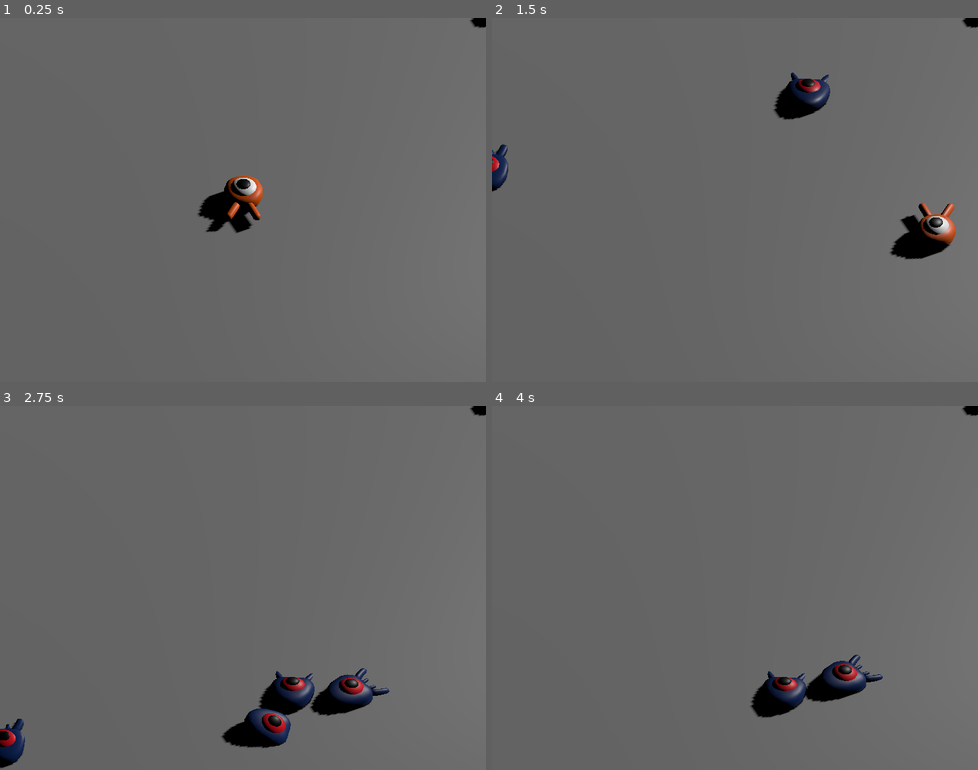
Above: before the commit, frames 1-4 (two rows, left to right).
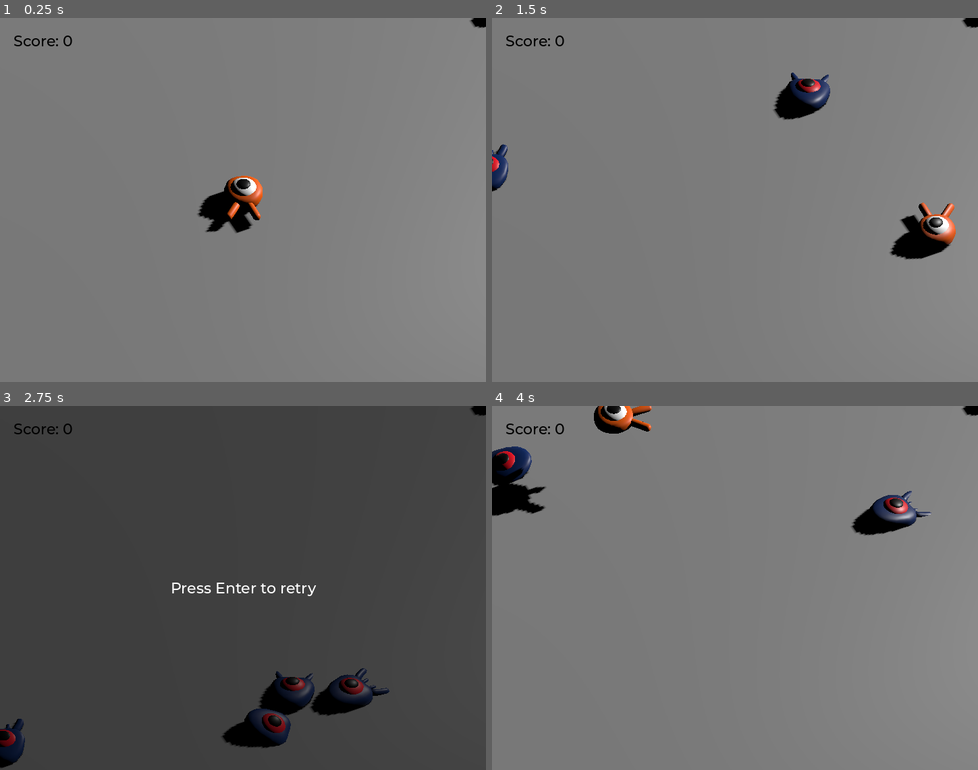
Above: after the commit, the same moments.

Repository: thearrow/godot-tutorial-3d
Game: Godot game, scene res://main.tscn
Same seed, same stepped clock (60 frames per second), same inputs: the game is played once before the commit and once after it.
Inputs:
- Up to frame 1 (0.25 s): no input
- Up to frame 2 (1.5 s): tap Enter (accept, bound only after the commit) at 0.5, 1.35 s; hold D (right) 0.53-1.28 s; hold Enter (accept, bound only after the commit) 0.53-1.28 s; tap Space (jump) at 0.77 s; hold S (down) from 1.28 s (still down)
- Up to frame 3 (2.75 s): tap Space (jump) at 1.52 s; release S (down) at 2.03 s; hold D (right) from 2.03 s (still down); hold Enter (accept, bound only after the commit) from 2.03 s (still down)
- Up to frame 4 (4 s): release D (right) at 2.78 s; release Enter (accept, bound only after the commit) at 2.78 s; hold W (up) 2.78-3.53 s; tap Enter (accept, bound only after the commit) at 2.85 s; tap Space (jump) at 3.02, 3.77 s; hold A (left) from 3.53 s (still down); hold Enter (accept, bound only after the commit) from 3.53 s (still down)

The runs differ from the first frame. In frame 1, 0.4% of the frame differs, in the area x 2-55%, y 4-56%; in frame 2, 0.5%; in frame 3, 98%, in the area x 0-100%, y 0-100%; in frame 4, 5.3%.

Commit message:
score and retry

Diff:
--- a/main.gd
+++ b/main.gd
@@ -5,13 +5,17 @@
 
 # Called when the node enters the scene tree for the first time.
 func _ready() -> void:
-	pass # Replace with function body.
+	$UI/Retry.hide()
 
 
 # Called every frame. 'delta' is the elapsed time since the previous frame.
 func _process(delta: float) -> void:
 	pass
 
+func _unhandled_input(event):
+	if event.is_action_pressed("accept") and $UI/Retry.visible:
+		# This restarts the current scene.
+		get_tree().reload_current_scene()
 
 func _on_mob_timer_timeout() -> void:
 	# Create a new instance of the Mob scene.
@@ -29,6 +33,9 @@
 	# Spawn the mob by adding it to the Main scene.
 	add_child(mob)
 
+	# We connect the mob to the score label to update the score upon squashing one.
+	mob.squashed.connect($UI/ScoreLabel._on_mob_squashed.bind())
 
 func _on_player_hit() -> void:
 	$MobTimer.stop()
+	$UI/Retry.show()
--- a/main.tscn
+++ b/main.tscn
@@ -1,8 +1,10 @@
-[gd_scene load_steps=9 format=3 uid="uid://2wap0283yk0r"]
+[gd_scene load_steps=12 format=3 uid="uid://2wap0283yk0r"]
 
 [ext_resource type="Script" uid="uid://cc8n3086pvl18" path="res://main.gd" id="1_0xm2m"]
 [ext_resource type="PackedScene" uid="uid://ceuu150fmggvr" path="res://player.tscn" id="1_ig7tw"]
 [ext_resource type="PackedScene" uid="uid://defdm2qdva75q" path="res://mob.tscn" id="2_h2yge"]
+[ext_resource type="FontFile" uid="uid://cyxhh7ddkn62q" path="res://fonts/Montserrat-Medium.ttf" id="4_lquwl"]
+[ext_resource type="Script" uid="uid://bq4lq2wbf1rkc" path="res://score_label.gd" id="5_7mycd"]
 
 [sub_resource type="BoxShape3D" id="BoxShape3D_7dm0k"]
 size = Vector3(60, 2, 60)
@@ -24,6 +26,10 @@
 }
 point_count = 4
 
+[sub_resource type="Theme" id="Theme_272bh"]
+default_font = ExtResource("4_lquwl")
+default_font_size = 22
+
 [node name="Main" type="Node"]
 script = ExtResource("1_0xm2m")
 mob_scene = ExtResource("2_h2yge")
@@ -41,6 +47,7 @@
 
 [node name="DirectionalLight3D" type="DirectionalLight3D" parent="."]
 transform = Transform3D(-0.43738255, -0.38898876, 0.8107924, 0, 0.9016062, 0.4325579, -0.89927554, 0.1891933, -0.3943468, 16.492474, 17, 6.344206)
+light_energy = 1.5
 shadow_enabled = true
 
 [node name="Player" parent="." instance=ExtResource("1_ig7tw")]
@@ -83,5 +90,48 @@
 wait_time = 0.5
 autostart = true
 
+[node name="UI" type="Control" parent="."]
+layout_mode = 3
+anchors_preset = 15
+anchor_right = 1.0
+anchor_bottom = 1.0
+grow_horizontal = 2
+grow_vertical = 2
+theme = SubResource("Theme_272bh")
+
+[node name="ScoreLabel" type="Label" parent="UI"]
+layout_mode = 0
+offset_left = 20.0
+offset_top = 20.0
+offset_right = 81.0
+offset_bottom = 43.0
+theme_override_colors/font_color = Color(0, 0, 0, 1)
+text = "Score: 0"
+script = ExtResource("5_7mycd")
+
+[node name="Retry" type="ColorRect" parent="UI"]
+layout_mode = 1
+anchors_preset = 15
+anchor_right = 1.0
+anchor_bottom = 1.0
+grow_horizontal = 2
+grow_vertical = 2
+color = Color(0, 0, 0, 0.4862745)
+
+[node name="Label" type="Label" parent="UI/Retry"]
+layout_mode = 1
+anchors_preset = 8
+anchor_left = 0.5
+anchor_top = 0.5
+anchor_right = 0.5
+anchor_bottom = 0.5
+offset_left = -107.5
+offset_top = -14.0
+offset_right = 107.5
+offset_bottom = 14.0
+grow_horizontal = 2
+grow_vertical = 2
+text = "Press Enter to retry"
+
 [connection signal="hit" from="Player" to="." method="_on_player_hit"]
 [connection signal="timeout" from="MobTimer" to="." method="_on_mob_timer_timeout"]
--- a/project.godot
+++ b/project.godot
@@ -52,6 +52,11 @@
 "events": [Object(InputEventKey,"resource_local_to_scene":false,"resource_name":"","device":-1,"window_id":0,"alt_press …(191 unchanged characters)…
 ]
 }
+accept={
+"deadzone": 0.2,
+"events": [Object(InputEventKey,"resource_local_to_scene":false,"resource_name":"","device":-1,"window_id":0,"alt_pressed":false,"shift_pressed":false,"ctrl_pressed":false,"meta_pressed":false,"pressed":false,"keycode":0,"physical_keycode":4194309,"key_label":0,"unicode":0,"location":0,"echo":false,"script":null)
+]
+}
 
 [layer_names]
 
--- /dev/null
+++ b/score_label.gd
@@ -0,0 +1,16 @@
+extends Label
+
+var score = 0
+
+# Called when the node enters the scene tree for the first time.
+func _ready() -> void:
+	pass # Replace with function body.
+
+
+# Called every frame. 'delta' is the elapsed time since the previous frame.
+func _process(delta: float) -> void:
+	pass
+
+func _on_mob_squashed():
+	score += 1
+	text = "Score: %s" % score
Not shown, added: score_label.gd.uid
